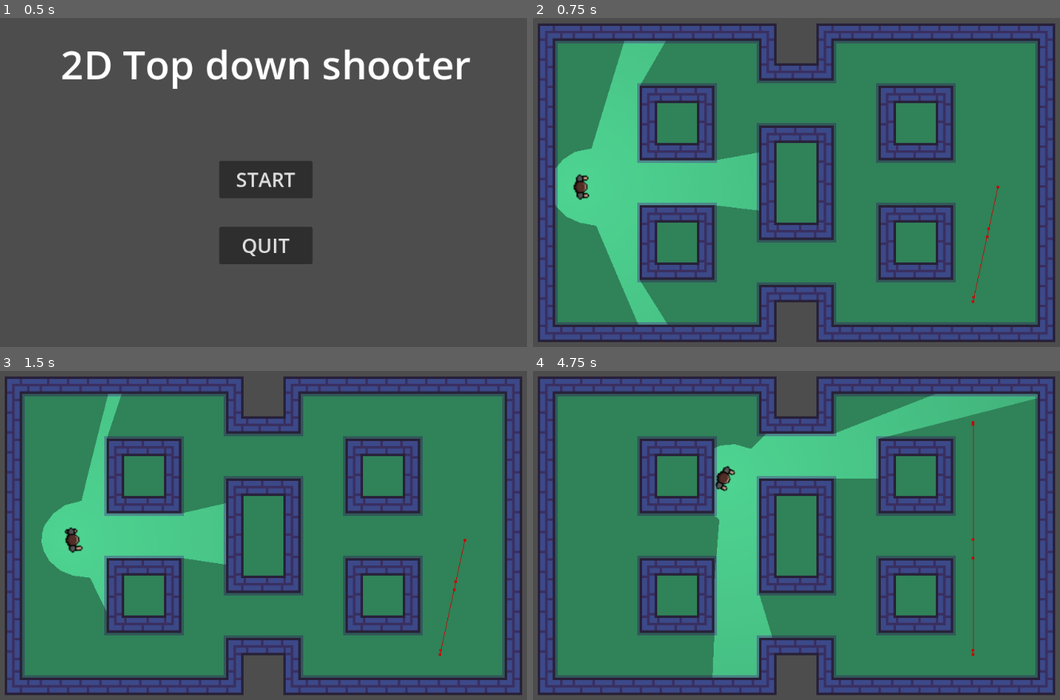
Above: before the commit, frames 1-4 (two rows, left to right).
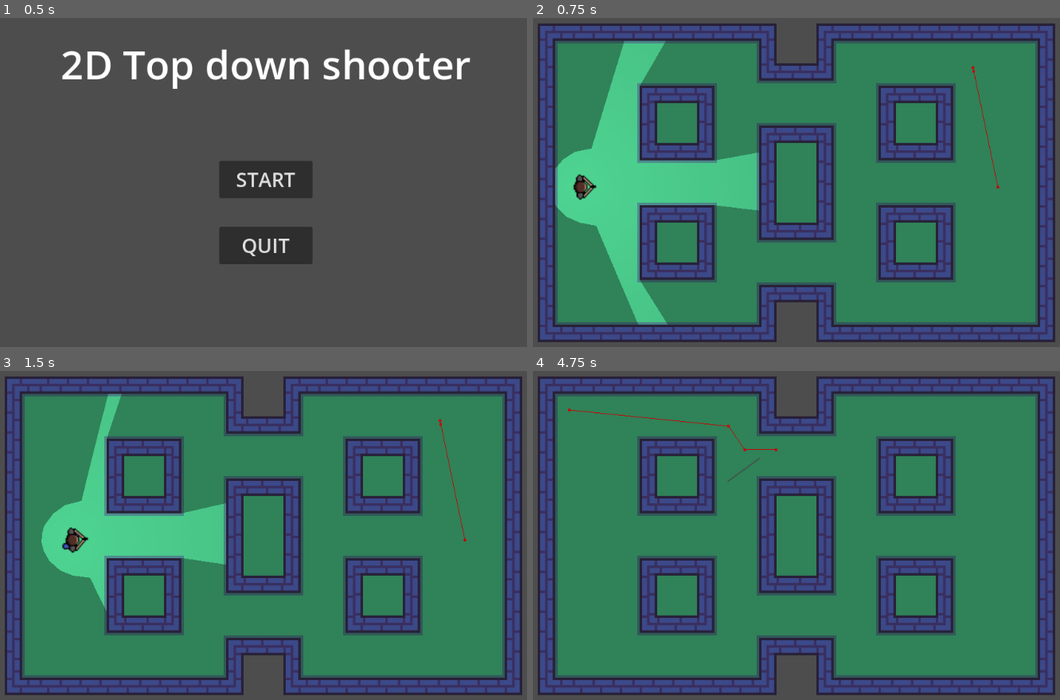
Above: after the commit, the same moments.

Repository: Odraz/clean-sweep
Game: Godot game, scene res://main.tscn
Two runs of this game, one before a commit and one after it. Both use one fixed random seed, a clock stepped at 60 frames per second and the inputs below. The engine's default icon, where the game draws it, is replaced by a stand-in: a white triangle on a blue panel in a dark square.
Inputs (mouse positions are in pixels of both pictures, inside the frame that each line leads up to):
- Up to frame 1 (0.5 s): no input
- Up to frame 2 (0.75 s): click "START" at 0.5 s
- Up to frame 3 (1.5 s): tap Enter at 1.25 s; move the mouse to (405, 512) at 1.27 s; hold D (move_right) from 1.28 s (still down); hold Shift (move_fast) from 1.28 s (still down)
- Up to frame 4 (4.75 s): move the mouse to (670, 558) at 2.02 s; release D (move_right) at 2.03 s; release Shift (move_fast) at 2.03 s; hold S (move_down) 2.03-2.78 s; click (670, 558) at 2.1 s; tap Space at 2.75 s; move the mouse to (865, 430) at 2.77 s; hold D (move_right) 2.78-3.53 s; hold Shift (move_fast) 2.78-3.53 s; move the mouse to (764, 630) at 3.52 s; hold W (move_up) 3.53-4.28 s; click (764, 630) at 3.6 s; move the mouse to (991, 607) at 4.27 s; hold A (move_left) from 4.28 s (still down); hold Shift (move_fast) from 4.28 s (still down)

Frame 1 is identical in both runs. In frame 2, 0.2% of the frame differs, in the area x 9-89%, y 14-87%; in frame 3, 0.3%; in frame 4, 12%, in the area x 6-96%, y 7-94%.

Commit message:
Better visuals
* New player and mob animations
* New player footstep and death sounds

Diff:
--- a/handgun.gd
+++ b/handgun.gd
@@ -30,7 +30,7 @@
 	var bullet_scene = load("res://bullet.tscn")
 	var bullet = bullet_scene.instantiate()
 
-	var bullet_start_position = start_position + (direction - start_position).normalized() * 20
+	var bullet_start_position = start_position + (direction - start_position).normalized() * 30
 	var bullet_end_position = result.position if result else end_position
 
 	bullet.init(bullet_start_position, bullet_end_position)
--- a/level_1.tscn
+++ b/level_1.tscn
@@ -479,7 +479,7 @@
 [node name="Mob" parent="." node_paths=PackedStringArray("movement_target_positions") instance=ExtResource("4_71p88")]
 position = Vector2(688, 288)
 movement_speed = 150.0
-movement_target_positions = [NodePath("../Waypoints/Marker2D4"), NodePath("../Waypoints/Marker2D"), NodePath("../Waypoints/Marker2D2"), NodePath("../Waypoints/Marker2D3")]
+movement_target_positions = [NodePath("../Waypoints/Marker2D"), NodePath("../Waypoints/Marker2D2"), NodePath("../Waypoints/Marker2D3"), NodePath("../Waypoints/Marker2D4")]
 
 [node name="Camera2D" type="Camera2D" parent="."]
 position = Vector2(368, 280)
--- a/mob.gd
+++ b/mob.gd
@@ -46,6 +46,9 @@
 
 		state = State.watching
 
+		$AnimatedSprite2D.play("idle")
+
+		# It would be cleaner to set the velocity to zero here, instead of returning.
 		return
 	elif state == State.watching:
 		set_movement_target(player.global_position)
@@ -68,6 +71,8 @@
 	# Face the direction of the next path position.
 	if velocity.length_squared() > 0:
 		rotation = velocity.angle()
+
+		$AnimatedSprite2D.play("move")
 
 	_on_navigation_agent_2d_velocity_computed(velocity)
 
--- a/mob.tscn
+++ b/mob.tscn
@@ -1,27 +1,62 @@
-[gd_scene load_steps=6 format=3 uid="uid://dfi02hgcspv5o"]
+[gd_scene load_steps=10 format=3 uid="uid://dfi02hgcspv5o"]
 
-[ext_resource type="Texture2D" uid="uid://b8vo4rqlluqmh" path="res://icon.svg" id="1_1u0vn"]
 [ext_resource type="Script" path="res://mob.gd" id="1_85dvw"]
+[ext_resource type="Texture2D" uid="uid://dadl8sl0ceyop" path="res://art/mob_idle.png" id="2_f11ku"]
+[ext_resource type="Texture2D" uid="uid://ds4mm85yfj6ov" path="res://art/mob_run1.png" id="3_c0ojw"]
 [ext_resource type="PackedScene" uid="uid://8heg8ep15o5d" path="res://handgun.tscn" id="3_kwxxi"]
+[ext_resource type="Texture2D" uid="uid://c53etf8lpabq7" path="res://art/mob_run2.png" id="4_31nw5"]
+[ext_resource type="Texture2D" uid="uid://n103b405f6my" path="res://art/mob_run3.png" id="5_hg360"]
 
-[sub_resource type="CanvasItemMaterial" id="CanvasItemMaterial_7j23f"]
+[sub_resource type="CanvasItemMaterial" id="CanvasItemMaterial_rmulm"]
 light_mode = 2
 
-[sub_resource type="RectangleShape2D" id="RectangleShape2D_4stuc"]
-size = Vector2(30, 30)
+[sub_resource type="SpriteFrames" id="SpriteFrames_pd0qd"]
+animations = [{
+"frames": [{
+"duration": 1.0,
+"texture": ExtResource("2_f11ku")
+}],
+"loop": true,
+"name": &"idle",
+"speed": 5.0
+}, {
+"frames": [{
+"duration": 1.0,
+"texture": ExtResource("3_c0ojw")
+}, {
+"duration": 1.0,
+"texture": ExtResource("4_31nw5")
+}, {
+"duration": 1.0,
+"texture": ExtResource("5_hg360")
+}, {
+"duration": 1.0,
+"texture": ExtResource("4_31nw5")
+}],
+"loop": true,
+"name": &"move",
+"speed": 5.0
+}]
+
+[sub_resource type="CapsuleShape2D" id="CapsuleShape2D_kfuoi"]
+radius = 4.5
+height = 20.0
 
 [node name="Mob" type="CharacterBody2D"]
 script = ExtResource("1_85dvw")
 metadata/_edit_group_ = true
 
-[node name="Sprite2D" type="Sprite2D" parent="."]
-material = SubResource("CanvasItemMaterial_7j23f")
-rotation = -1.5708
-scale = Vector2(0.25, 0.25)
-texture = ExtResource("1_1u0vn")
+[node name="AnimatedSprite2D" type="AnimatedSprite2D" parent="."]
+material = SubResource("CanvasItemMaterial_rmulm")
+rotation = 1.5708
+scale = Vector2(2, 2)
+sprite_frames = SubResource("SpriteFrames_pd0qd")
+animation = &"move"
+frame_progress = 0.616333
 
 [node name="CollisionShape2D" type="CollisionShape2D" parent="."]
-shape = SubResource("RectangleShape2D_4stuc")
+scale = Vector2(2, 2)
+shape = SubResource("CapsuleShape2D_kfuoi")
 
 [node name="NavigationAgent2D" type="NavigationAgent2D" parent="."]
 avoidance_enabled = true
--- a/player.gd
+++ b/player.gd
@@ -28,14 +28,29 @@
 
 	look_at(get_global_mouse_position())
 
+	if is_running:
+		$Audio/AudioFootsteps.pitch_scale = 1
+	else:
+		$Audio/AudioFootsteps.pitch_scale = 0.8
+
 	if velocity.length() > 0:
 		$AnimatedSprite2D.play("move")
+
+		if not $Audio/AudioFootsteps.is_playing():
+			$Audio/AudioFootsteps.play()
 	else:
 		$AnimatedSprite2D.play("idle")
+		$Audio/AudioFootsteps.stop()
 
 func _on_handgun_hit(collider: Object):
 	hit.emit(collider)
 
 func _on_mob_hit(collider: Object) -> void:
 	if collider == self:
-		player_died.emit()
+		hide()
+		position = Vector2(0, 0)
+		$Audio/AudioDeath.play()
+		$DeathTimer.start()
+
+func _on_death_timer_timeout() -> void:
+	player_died.emit()
--- a/player.tscn
+++ b/player.tscn
@@ -1,17 +1,20 @@
-[gd_scene load_steps=10 format=3 uid="uid://cockkd0011ati"]
+[gd_scene load_steps=13 format=3 uid="uid://cockkd0011ati"]
 
 [ext_resource type="Script" path="res://player.gd" id="1_svbte"]
-[ext_resource type="Texture2D" uid="uid://g5qp4jkpdw57" path="res://art/player_idle1.png" id="2_3wxq2"]
-[ext_resource type="Texture2D" uid="uid://br7wjryslpq1d" path="res://art/player_run1.png" id="3_5u72j"]
-[ext_resource type="Texture2D" uid="uid://bgo8yi7jkx24l" path="res://art/player_run2.png" id="4_hi2vr"]
+[ext_resource type="Texture2D" uid="uid://c73a2n2k2nq4j" path="res://art/player_idle_handgun.png" id="2_7rnls"]
+[ext_resource type="Texture2D" uid="uid://dinfdr66ir8uy" path="res://art/player_run_handgun1.png" id="3_87vt2"]
+[ext_resource type="Texture2D" uid="uid://0wgh11gyh00h" path="res://art/player_run_handgun2.png" id="4_ulqnq"]
+[ext_resource type="Texture2D" uid="uid://2otqruyt83o0" path="res://art/player_run_handgun3.png" id="5_qekak"]
 [ext_resource type="Texture2D" uid="uid://c3vn877pwqbcg" path="res://art/2d_lights_and_shadows_neutral_point_light.webp" id="5_tuqut"]
 [ext_resource type="PackedScene" uid="uid://8heg8ep15o5d" path="res://handgun.tscn" id="6_n2gmc"]
+[ext_resource type="AudioStream" uid="uid://5754yqas4nxc" path="res://art/player_footstep.wav" id="7_cg8of"]
+[ext_resource type="AudioStream" uid="uid://bpqi3xio2xntf" path="res://art/player_death.wav" id="8_lt0s3"]
 
 [sub_resource type="SpriteFrames" id="SpriteFrames_erwmi"]
 animations = [{
 "frames": [{
 "duration": 1.0,
-"texture": ExtResource("2_3wxq2")
+"texture": ExtResource("2_7rnls")
 }],
 "loop": true,
 "name": &"idle",
@@ -19,16 +22,16 @@
 }, {
 "frames": [{
 "duration": 1.0,
-"texture": ExtResource("3_5u72j")
+"texture": ExtResource("3_87vt2")
 }, {
 "duration": 1.0,
-"texture": ExtResource("4_hi2vr")
+"texture": ExtResource("4_ulqnq")
 }, {
 "duration": 1.0,
-"texture": ExtResource("3_5u72j")
+"texture": ExtResource("5_qekak")
 }, {
 "duration": 1.0,
-"texture": ExtResource("4_hi2vr")
+"texture": ExtResource("4_ulqnq")
 }],
 "loop": true,
 "name": &"move",
@@ -73,4 +76,20 @@
 
 [node name="Handgun" parent="." instance=ExtResource("6_n2gmc")]
 
+[node name="DeathTimer" type="Timer" parent="."]
+wait_time = 2.0
+one_shot = true
+
+[node name="Audio" type="Node" parent="."]
+
+[node name="AudioFootsteps" type="AudioStreamPlayer2D" parent="Audio"]
+stream = ExtResource("7_cg8of")
+volume_db = -5.0
+pitch_scale = 0.8
+
+[node name="AudioDeath" type="AudioStreamPlayer2D" parent="Audio"]
+stream = ExtResource("8_lt0s3")
+volume_db = -4.0
+
 [connection signal="hit" from="Handgun" to="." method="_on_handgun_hit"]
+[connection signal="timeout" from="DeathTimer" to="." method="_on_death_timer_timeout"]
--- a/project.godot
+++ b/project.godot
@@ -56,3 +56,8 @@
 "events": [Object(InputEventMouseButton,"resource_local_to_scene":false,"resource_name":"","device":-1,"window_id":0,"a …(253 unchanged characters)…
 ]
 }
+action_cancel={
+"deadzone": 0.5,
+"events": [Object(InputEventKey,"resource_local_to_scene":false,"resource_name":"","device":0,"window_id":0,"alt_pressed":false,"shift_pressed":false,"ctrl_pressed":false,"meta_pressed":false,"pressed":false,"keycode":0,"physical_keycode":4194305,"key_label":0,"unicode":0,"location":0,"echo":false,"script":null)
+]
+}
Binary file added: art/mob_idle.png
Not shown, added: art/mob_idle.png.import
Binary file added: art/mob_run1.png
Not shown, added: art/mob_run1.png.import
Binary file added: art/mob_run2.png
Not shown, added: art/mob_run2.png.import
Binary file added: art/mob_run3.png
Not shown, added: art/mob_run3.png.import
Binary file removed: art/player.png
Not shown, added: art/player_death.wav.import
Not shown, added: art/player_footstep.wav.import
Binary file removed: art/player_idle1.png
(and 12 more such lines)
